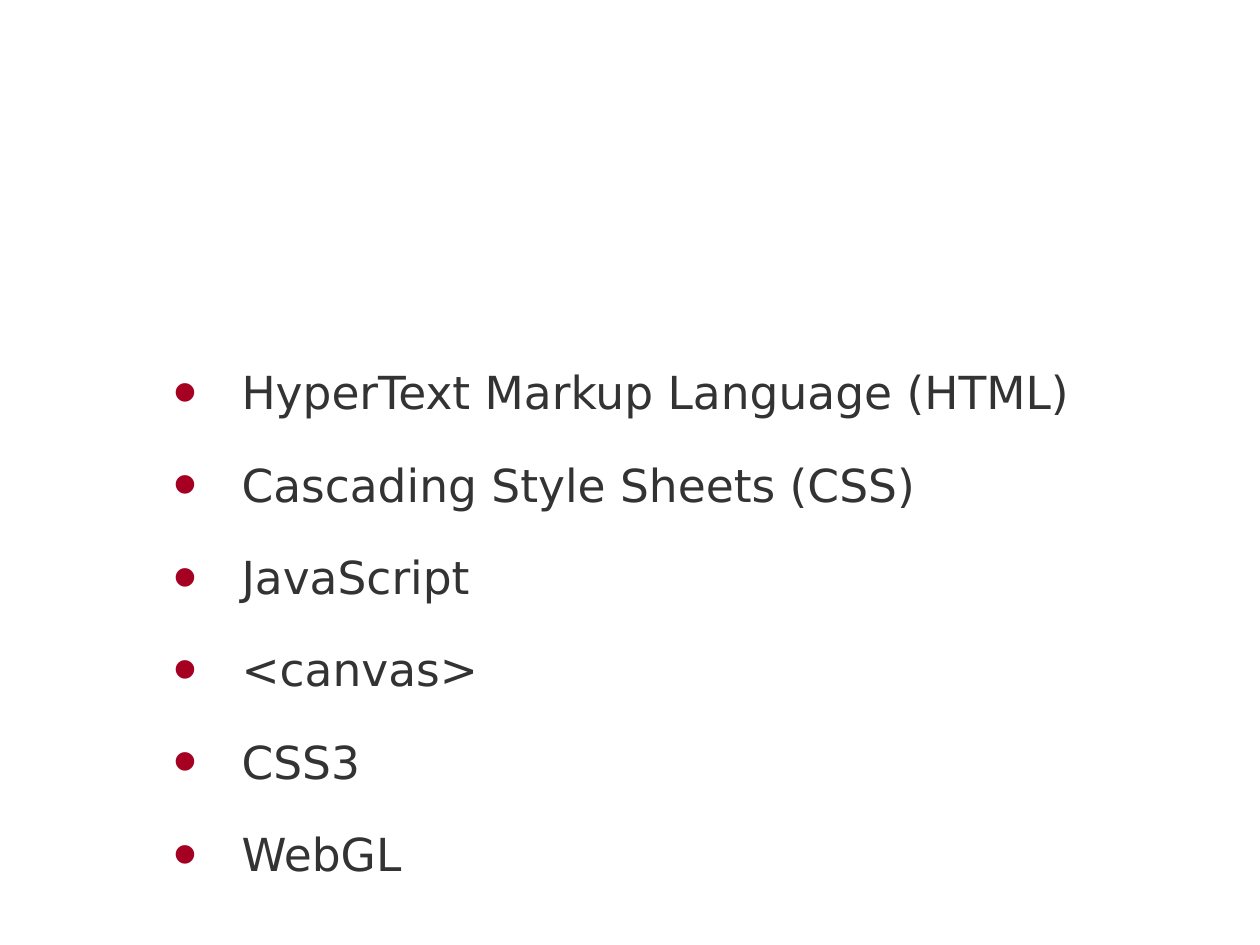
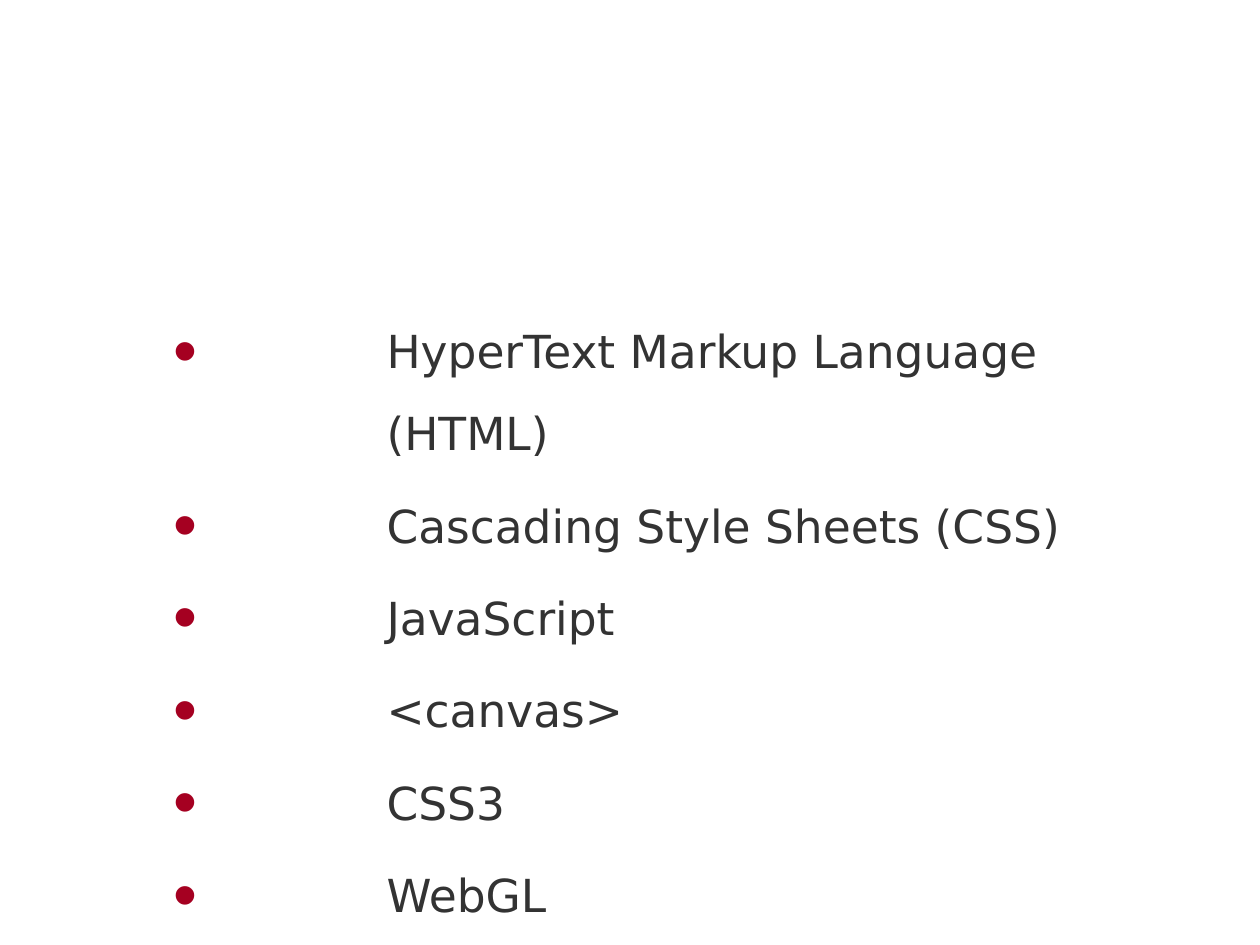
Before and after one commit to madowen/webGL, a slide deck: slide 9 of Docs/presentacion.pptx. Drawn at 1260x945 pixels with LibreOffice and Linux fonts; fonts in the diff are those of the drawing; background and template pictures are left out. Boxes give left, top, right and bottom in pixels: in the first picture for what was removed or moved away, otherwise in the second. Text is boxed around its words. In the diff, an @@ line names an element or a change of style, - is before the commit and + after.

```diff
--- a/Docs/presentacion.pptx
+++ b/Docs/presentacion.pptx
@@ text "HyperText Markup Language (HTML)" at (x1=387, y1=333, x2=1060, y2=913): indent changed @@
```
Also in this commit, not shown: 6 other slides changed, 19 slides added, 1 slide removed, 1 other file.
